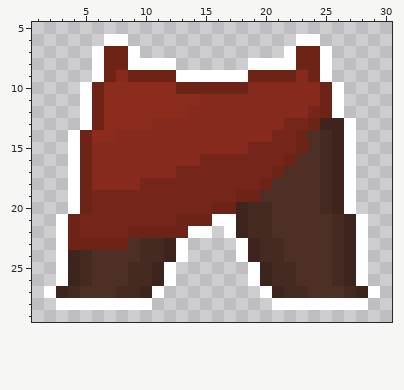
Edited in one commit: pixel-art sprite (Avengale/Assets/Resources/Item_icons/003.png). The first picture shows the starting point.
The file is 192x192 pixels, drawn in blocks of 6x6; one block is one cell here. Shown: x 1..30, y 5..29. The old version is drawn lined up with the new one.
New version:
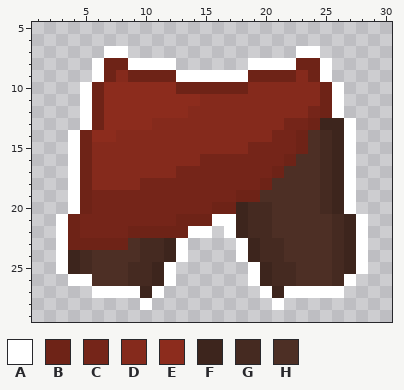
Palette (. is transparent): A #ffffff  B #6e2317  C #752519  D #852a1c  E #8c2c1d  F #3d251d  G #452a21  H #4d2f25
Difference:
whole drawing moved by +0,+2 (the old picture is shown already moved)
y 6: x 7..8 AA -> ..; x 23..24 AA -> ..
y 7: x 6..9 ABBA -> .AA.; x 22..25 ABBA -> .AA.
y 26: x 3..5 AFG -> .AA; x 27..28 FA -> A.
y 27: x 2..9 AFGHHHGG -> ....AAAA; x 22..29 GGHHHGFA -> AAAAA...
y 28: x 3..9 AAAAAAA -> .......; x 22..28 AAAAAAA -> .......
Changed places in both pictures, as pixel boxes (x1, y1, x2, y2):
changed: (92, 34, 140, 58)
changed: (284, 34, 332, 58)
changed: (44, 274, 140, 310)
changed: (284, 274, 380, 310)
